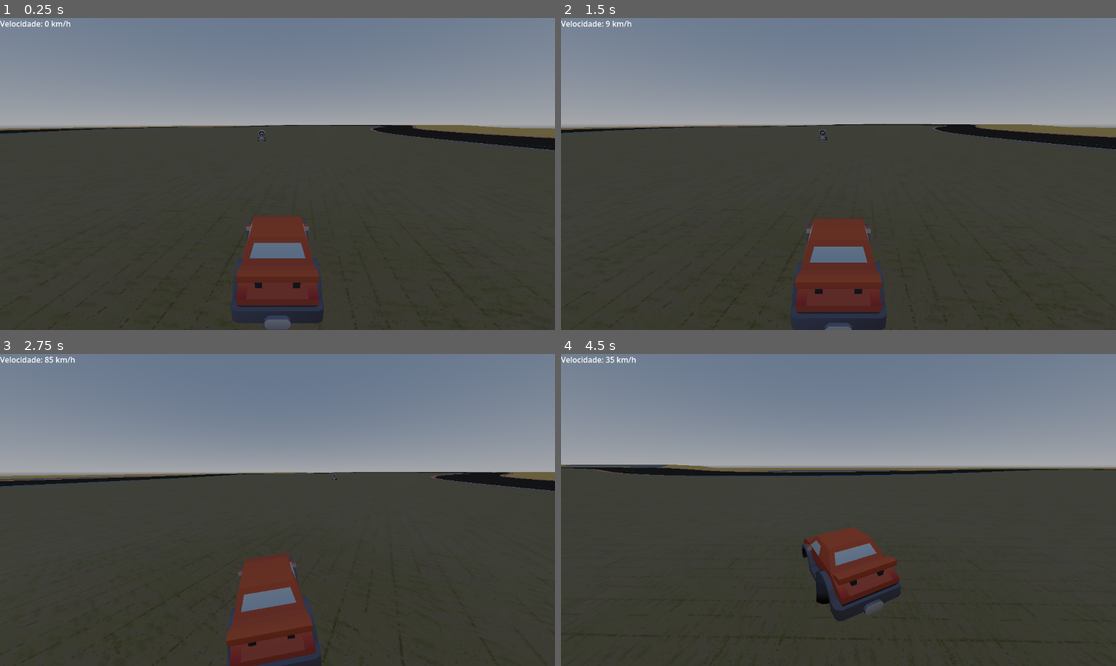
Above: before the commit, frames 1-4 (two rows, left to right).
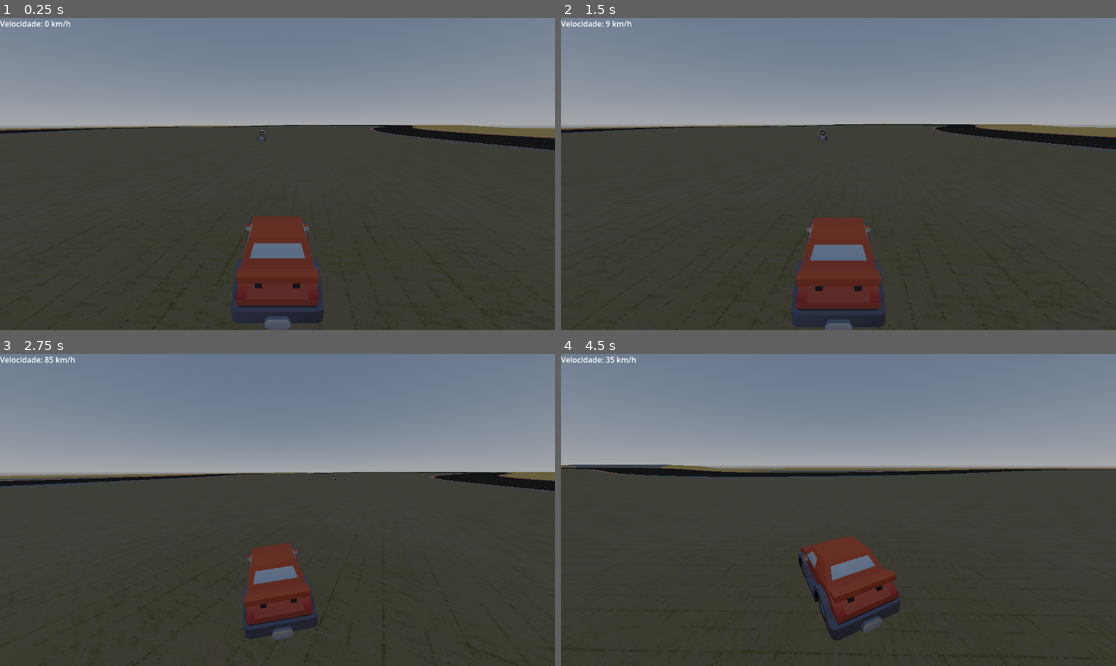
Above: after the commit, the same moments.

Repository: pdovitor/rogue-kart
Game: Godot game, scene res://Scenes/main.tscn
Two runs of this game, one before a commit and one after it. Both use one fixed random seed, a clock stepped at 60 frames per second and the inputs below.
Inputs:
- Up to frame 1 (0.25 s): no input
- Up to frame 2 (1.5 s): hold D (Steer_Right) 0.53-1.28 s; tap Shift (Drift) at 0.6, 1.35 s; tap Enter at 1.25 s; hold S (Brake) from 1.28 s (still down)
- Up to frame 3 (2.75 s): release S (Brake) at 2.03 s; hold D (Steer_Right) from 2.03 s (still down); tap Shift (Drift) at 2.1 s
- Up to frame 4 (4.5 s): release D (Steer_Right) at 2.78 s; hold W (Accelerate) 2.78-3.53 s; tap Shift (Drift) at 2.85, 3.6, 4.35 s; hold A (Steer_Left) from 3.53 s (still down)

The runs differ from the first frame. In frame 1, less than 0.1% of the frame differs, in the area x 3-100%, y 34-100%; in frame 2, 0.7%; in frame 3, 4.0%, in the area x 0-100%, y 37-100%; in frame 4, 3.6%.

Commit message:
fix rodas drift

Diff:
--- a/Scenes/car.tscn
+++ b/Scenes/car.tscn
@@ -358,23 +358,23 @@
 mesh = SubResource("ArrayMesh_wulu8")
 surface_material_override/0 = SubResource("StandardMaterial3D_aky6y")
 
-[node name="wheel-front-right" type="MeshInstance3D" parent="SubViewportContainer/SubViewport/Car/Model" unique_id=1571387331]
-transform = Transform3D(1, 0, 0, 0, 1, 0, 0, 0, 1, -0.3, 0.3, 0.65999997)
+[node name="wheel-front-right" type="MeshInstance3D" parent="SubViewportContainer/SubViewport/Car/Model/body" unique_id=1571387331]
+transform = Transform3D(1, 0, 0, 0, 1, 0, 0, 0, 1, -0.3, 0.15, 0.68499994)
 mesh = SubResource("ArrayMesh_lbxhc")
 surface_material_override/0 = SubResource("StandardMaterial3D_yi23e")
 
-[node name="wheel-back-left" type="MeshInstance3D" parent="SubViewportContainer/SubViewport/Car/Model" unique_id=1067507388]
-transform = Transform3D(1, 0, 0, 0, 1, 0, 0, 0, 1, 0.3, 0.3, -0.65999997)
+[node name="wheel-back-left" type="MeshInstance3D" parent="SubViewportContainer/SubViewport/Car/Model/body" unique_id=1067507388]
+transform = Transform3D(1, 0, 0, 0, 1, 0, 0, 0, 1, 0.3, 0.15, -0.635)
 mesh = SubResource("ArrayMesh_dduxa")
 surface_material_override/0 = SubResource("StandardMaterial3D_aqss3")
 
-[node name="wheel-front-left" type="MeshInstance3D" parent="SubViewportContainer/SubViewport/Car/Model" unique_id=464664854]
-transform = Transform3D(1, 0, 0, 0, 1, 0, 0, 0, 1, 0.3, 0.3, 0.65999997)
+[node name="wheel-front-left" type="MeshInstance3D" parent="SubViewportContainer/SubViewport/Car/Model/body" unique_id=464664854]
+transform = Transform3D(1, 0, 0, 0, 1, 0, 0, 0, 1, 0.3, 0.15, 0.68499994)
 mesh = SubResource("ArrayMesh_rybmm")
 surface_material_override/0 = SubResource("StandardMaterial3D_y3wrf")
 
-[node name="wheel-back-right" type="MeshInstance3D" parent="SubViewportContainer/SubViewport/Car/Model" unique_id=988661029]
-transform = Transform3D(1, 0, 0, 0, 1, 0, 0, 0, 1, -0.3, 0.3, -0.65999997)
+[node name="wheel-back-right" type="MeshInstance3D" parent="SubViewportContainer/SubViewport/Car/Model/body" unique_id=988661029]
+transform = Transform3D(1, 0, 0, 0, 1, 0, 0, 0, 1, -0.3, 0.15, -0.635)
 mesh = SubResource("ArrayMesh_534nx")
 surface_material_override/0 = SubResource("StandardMaterial3D_argdw")
 
--- a/Scripts/player.gd
+++ b/Scripts/player.gd
@@ -2,8 +2,8 @@
 
 @onready var Ball = $SubViewportContainer/SubViewport/Ball
 @onready var Car = $SubViewportContainer/SubViewport/Car
-@onready var RightWheel = $"SubViewportContainer/SubViewport/Car/Model/wheel-front-right"
-@onready var LeftWheel = $"SubViewportContainer/SubViewport/Car/Model/wheel-front-left"
+@onready var RightWheel = $"SubViewportContainer/SubViewport/Car/Model/body/wheel-front-right"
+@onready var LeftWheel = $"SubViewportContainer/SubViewport/Car/Model/body/wheel-front-left"
 @onready var CarBody = $SubViewportContainer/SubViewport/Car/Model/body
 @onready var DriftTimer = $SubViewportContainer/SubViewport/DriftTimer
 @onready var BoostTimer = $SubViewportContainer/SubViewport/BoostTimer
@@ -34,7 +34,7 @@
 	var height_offset = Vector3(0, 1.5, 0)
 
 	var target_pos = Car.global_position + height_offset
-	SpringArm.global_position = SpringArm.global_position.lerp(target_pos, 20.0 * delta)
+	SpringArm.global_position = SpringArm.global_position.lerp(target_pos, 40 * delta)
 
 	var target_rotation = Car.global_rotation.y
 	SpringArm.rotation.y = lerp_angle(SpringArm.rotation.y, target_rotation, 8.0 * delta)
